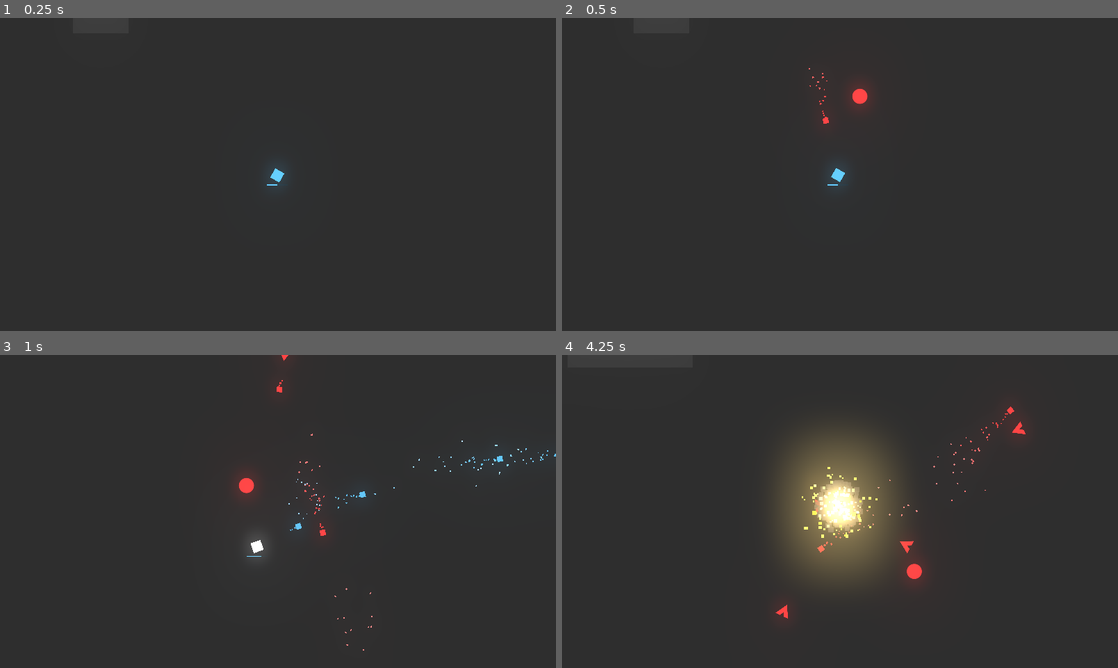
Above: before the commit, frames 1-4 (two rows, left to right).
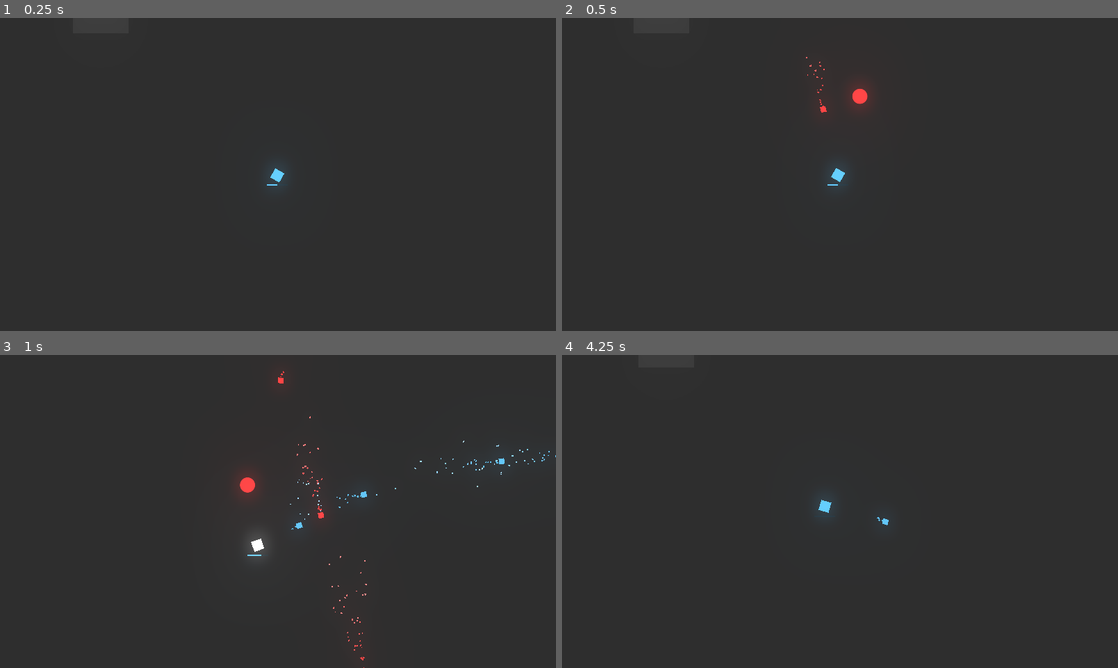
Above: after the commit, the same moments.

Repository: Talamander/unexpected-jam
Game: Godot game, scene res://Level/Arena.tscn
Two runs of this game, one before a commit and one after it. Both use one fixed random seed, a clock stepped at 60 frames per second and the inputs below. Sound files missing from this copy of the repository are replaced by a short silence.
Inputs (mouse positions are in pixels of both pictures, inside the frame that each line leads up to):
- Up to frame 1 (0.25 s): no input
- Up to frame 2 (0.5 s): no input
- Up to frame 3 (1 s): move the mouse to (400, 495) at 0.52 s; press the mouse at (400, 495) at 0.53 s; hold Right (ui_right) from 0.53 s (still down)
- Up to frame 4 (4.25 s): move the mouse to (728, 527) at 1.27 s; release Right (ui_right) at 1.28 s; release the mouse at (728, 527) at 1.28 s; hold Down (ui_down) 1.28-2.03 s; click (728, 527) at 1.35 s; move the mouse to (895, 442) at 2.02 s; press the mouse at (895, 442) at 2.03 s; hold Right (ui_right) 2.03-2.78 s; tap L (toggle_lights) at 2.1 s; move the mouse to (812, 574) at 2.77 s; release the mouse at (812, 574) at 2.78 s; hold Up (ui_up) 2.78-3.53 s; click (812, 574) at 2.85 s; move the mouse to (1006, 558) at 3.52 s; press the mouse at (1006, 558) at 3.53 s; hold Left (ui_left) from 3.53 s (still down); tap R (restart, bound only after the commit) at 4.15 s

Frame 1 is identical in both runs. In frame 2, less than 0.1% of the frame differs, in the area x 43-48%, y 12-34%; in frame 3, 0.5%; in frame 4, 9.9%, in the area x 38-84%, y 16-85%.

Commit message:
Press 'R' to restart

Diff:
--- a/Enemies/EnemyBullet.tscn
+++ b/Enemies/EnemyBullet.tscn
@@ -25,7 +25,6 @@
 [node name="EnemyBullet" type="Node2D"]
 scale = Vector2( 0.4, 0.4 )
 script = ExtResource( 2 )
-speed = 650
 
 [node name="Sprite" type="Sprite" parent="."]
 modulate = Color( 1, 0.231373, 0.231373, 1 )
--- a/Enemies/ShootingEnemy.tscn
+++ b/Enemies/ShootingEnemy.tscn
@@ -81,7 +81,6 @@
 [connection signal="enemy_died" from="EnemyStats" to="." method="_on_EnemyStats_enemy_died"]
 [connection signal="hit" from="Hurtbox" to="." method="_on_Hurtbox_hit"]
 [connection signal="timeout" from="StunTimer" to="." method="_on_StunTimer_timeout"]
-[connection signal="timeout" from="FireRate" to="." method="_on_FireRate_timeout"]
 
 [editable path="Hitbox"]
 
--- a/Level/Arena.gd
+++ b/Level/Arena.gd
@@ -15,6 +15,14 @@
 	instancetimer.connect("timeout", self, "instanceEffectSlicer")
 	add_child(instancetimer)
 	instancetimer.start()
+
+# warning-ignore:unused_argument
+func _process(delta):
+
+	if Input.is_action_just_pressed("restart"):
+# warning-ignore:return_value_discarded
+		get_tree().reload_current_scene()
+
 func _on_EnemySpawnTimer_timeout():
 	var enemy_position = Vector2(rand_range(-160, 670), rand_range(-90, 390))
 
@@ -23,6 +31,7 @@
 		enemy_position = Vector2(rand_range(-160, 670), rand_range(-90, 390))
 
 	Global.instance_scene_on_main(basicEnemy, enemy_position)
+
 func instanceEffectSlicer():
 	instanceEffect.shuffle()
 	print(instanceEffect[0])
--- a/ParentClasses/Enemy.gd
+++ b/ParentClasses/Enemy.gd
@@ -20,7 +20,6 @@
 
 func check_the_distance():
 	var distance = self.position.distance_to(Global.player.position)
-	print (distance)
 	return distance
 
 func chase_player(delta, value):
@@ -43,8 +42,9 @@
 	pass
 
 func hit_effect():
+	SoundFx.play("Hit", rand_range(.5, 1.2), -3)
 	Global.instance_scene_on_main(hit, enemySprite.global_position)
 
 func death_effect():
-	SoundFx.play("Explosion", rand_range(0.5, 1.5), 9)
+	SoundFx.play("Explosion", rand_range(0.5, 1.5), 5)
 	Global.instance_scene_on_main(explosion, enemySprite.global_position)
--- a/Player/Player.gd
+++ b/Player/Player.gd
@@ -91,8 +91,8 @@
 		#cancels current cooldown timer if player begins shooting again
 		if timer2.time_left != 0:
 			timer2.stop()
-		#if weaponHeating equals 16 it stops allowing the weapon to be fired
-		if weaponHeating == 16:
+		#if weaponHeating equals 32 it stops allowing the weapon to be fired
+		if weaponHeating == 32:
 			can_shoot = false
 		#if they havent reached the overheat point it fires a bullet and adds one to heating
 		if can_shoot == true:
@@ -201,10 +201,11 @@
 		self.modulate = Color.white
 		stunTimer.start()
 		Global.emit_signal("add_screenshake", 2, 0.15)
+		SoundFx.play("Hit", rand_range(.9, 1.5), 2)
 
 func _on_died():
 	Global.instance_scene_on_main(explosion, playerSprite.global_position)
-	SoundFx.play("Explosion", rand_range(0.5, 1.5), 13)
+	SoundFx.play("Explosion", rand_range(0.5, 1.5), 12)
 	emit_signal("player_died")
 	queue_free()
 
--- a/Player/PlayerBullet.gd
+++ b/Player/PlayerBullet.gd
@@ -11,7 +11,7 @@
 export var speed = 600
 
 func _ready():
-	SoundFx.play("Bullet", rand_range(0.5, 0.9), -2)
+	SoundFx.play("Bullet", rand_range(0.5, 0.9), -11)
 	Global.emit_signal("add_screenshake", .5, 0.15)
 	trail.emitting = true
 
--- a/Singletons/SoundFX.gd
+++ b/Singletons/SoundFX.gd
@@ -4,7 +4,8 @@
 
 var sounds = {
 	"Bullet" : load(sounds_path + "LaserTest.wav"),
-	"Explosion" : load(sounds_path + "Explosion.wav")
+	"Explosion" : load(sounds_path + "Explosion.wav"),
+	"Hit" : load(sounds_path + "hit.wav")
 }
 
 onready var sound_players = get_children()
--- a/Singletons/SoundFX.tscn
+++ b/Singletons/SoundFX.tscn
@@ -24,3 +24,23 @@
 [node name="AudioStreamPlayer9" type="AudioStreamPlayer" parent="."]
 
 [node name="AudioStreamPlayer10" type="AudioStreamPlayer" parent="."]
+
+[node name="AudioStreamPlayer11" type="AudioStreamPlayer" parent="."]
+
+[node name="AudioStreamPlayer12" type="AudioStreamPlayer" parent="."]
+
+[node name="AudioStreamPlayer13" type="AudioStreamPlayer" parent="."]
+
+[node name="AudioStreamPlayer14" type="AudioStreamPlayer" parent="."]
+
+[node name="AudioStreamPlayer15" type="AudioStreamPlayer" parent="."]
+
+[node name="AudioStreamPlayer16" type="AudioStreamPlayer" parent="."]
+
+[node name="AudioStreamPlayer17" type="AudioStreamPlayer" parent="."]
+
+[node name="AudioStreamPlayer18" type="AudioStreamPlayer" parent="."]
+
+[node name="AudioStreamPlayer19" type="AudioStreamPlayer" parent="."]
+
+[node name="AudioStreamPlayer20" type="AudioStreamPlayer" parent="."]
--- a/project.godot
+++ b/project.godot
@@ -84,6 +84,11 @@
 "events": [ Object(InputEventKey,"resource_local_to_scene":false,"resource_name":"","device":0,"alt":false,"shift":false,"control":false,"meta":false,"command":false,"pressed":false,"scancode":76,"unicode":0,"echo":false,"script":null)
  ]
 }
+restart={
+"deadzone": 0.5,
+"events": [ Object(InputEventKey,"resource_local_to_scene":false,"resource_name":"","device":0,"alt":false,"shift":false,"control":false,"meta":false,"command":false,"pressed":false,"scancode":82,"unicode":0,"echo":false,"script":null)
+ ]
+}
 
 [layer_names]
 
Not shown, added: Music and Sounds/hit.wav.import
Not shown, added: Music and Sounds/hit.wav
